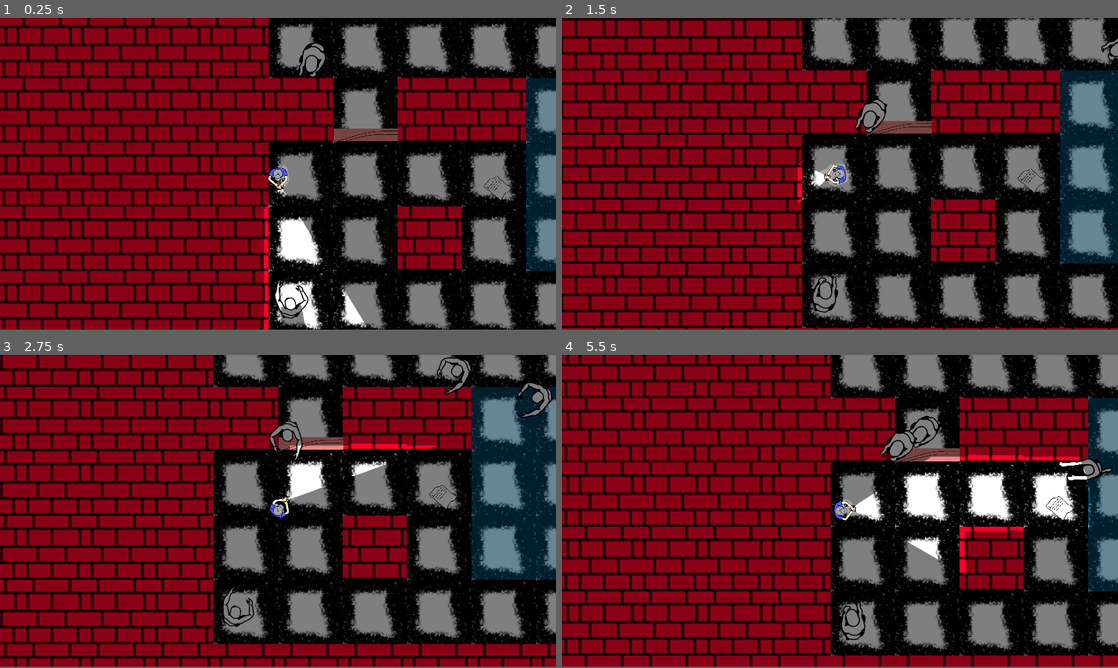
Above: before the commit, frames 1-4 (two rows, left to right).
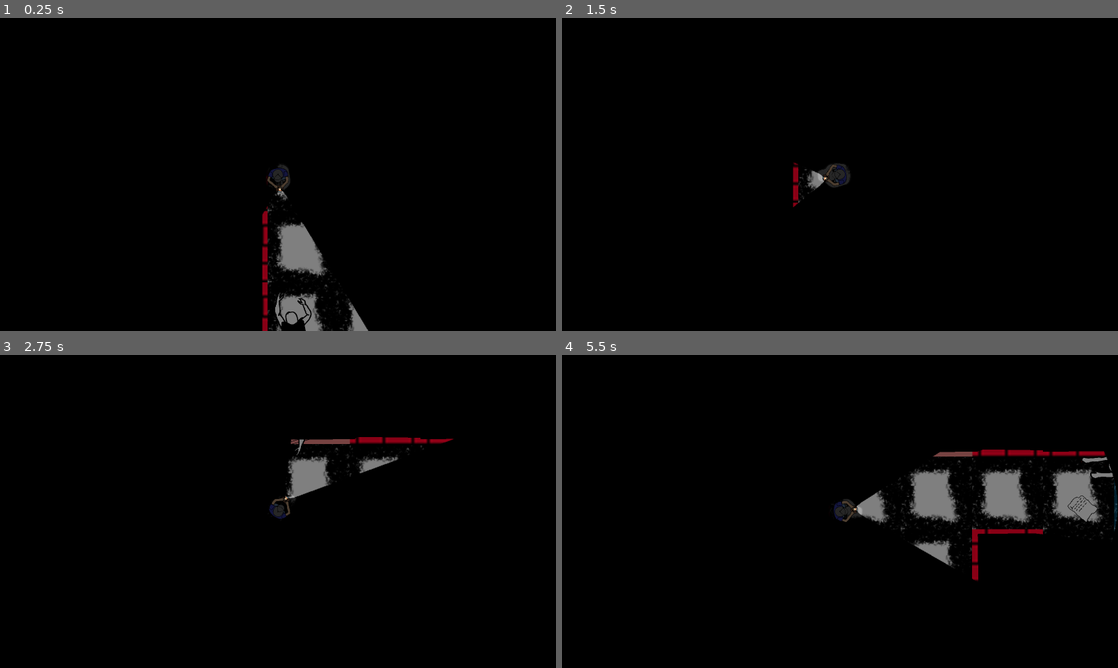
Above: after the commit, the same moments.

Repository: Iobidze/AngelCry
Game: Godot game, scene res://Scenes/Levels/testlevel.tscn
The game is run twice, just before and just after one commit, with the same random seed, the same clock (stepped at 60 frames per second) and the same inputs. The project has no main scene, so this scene is started directly.
Inputs (mouse positions are in pixels of both pictures, inside the frame that each line leads up to):
- Up to frame 1 (0.25 s): no input
- Up to frame 2 (1.5 s): move the mouse to (962, 158) at 0.52 s; hold D (right) 0.53-1.28 s; hold E (action) 0.53-1.28 s; move the mouse to (728, 190) at 1.27 s; hold S (down) from 1.28 s (still down); tap E (action) at 1.35 s
- Up to frame 3 (2.75 s): move the mouse to (333, 442) at 2.02 s; release S (down) at 2.03 s; hold D (right) from 2.03 s (still down); hold E (action) from 2.03 s (still down)
- Up to frame 4 (5.5 s): move the mouse to (812, 574) at 2.77 s; release D (right) at 2.78 s; release E (action) at 2.78 s; hold W (up) 2.78-3.53 s; tap E (action) at 2.85, 4.35 s; move the mouse to (1006, 558) at 3.52 s; hold E (action) 3.53-4.28 s; hold A (left) 3.53-5.03 s; move the mouse to (673, 464) at 4.27 s; move the mouse to (867, 511) at 5.02 s; hold S (down) from 5.03 s (still down); hold E (action) from 5.03 s (still down)
In our replay, the window is 800x448 before the commit and 800x450 after it. These sizes can differ from the game's own. Grey fills any space a smaller window leaves; there, only what the larger window draws over its background counts as a difference.

The runs differ from the first frame. In frame 1, 74% of the frame differs, in the area x 0-100%, y 0-100%; in frame 2, 73%; in frame 3, 74%; in frame 4, 76%.

Commit message:
Gera
123

Diff:
--- a/Scenes/Levels/testlevel.tscn
+++ b/Scenes/Levels/testlevel.tscn
@@ -123,7 +123,6 @@
 tile_set = SubResource("TileSet_lgbju")
 
 [node name="CanvasModulate" type="CanvasModulate" parent="." unique_id=707709849]
-visible = false
 color = Color(0, 0, 0, 1)
 
 [node name="Letter" parent="." unique_id=494366732 instance=ExtResource("5_t6lgn")]
--- /dev/null
+++ b/Scenes/UI/main_menu.gd
@@ -0,0 +1,21 @@
+# MainMenu.gd
+extends Control
+
+@onready var start_button = $BoxContainer/VBoxContainer/StartButton
+@onready var options_button = $BoxContainer/VBoxContainer/OptionsButton
+@onready var quit_button = $BoxContainer/VBoxContainer/QuitButton
+
+func _ready():
+	pass
+
+
+#func _on_options_pressed():
+	# Открываем настройки
+   # var options_scene = load("res://OptionsMenu.tscn").instantiate()
+   # add_child(options_scene)
+
+func _on_start_button_pressed():
+	get_tree().change_scene_to_file("res://Scenes/Levels/testlevel.tscn")
+
+func _on_quit_button_pressed():
+	get_tree().quit()
--- /dev/null
+++ b/Scenes/UI/main_menu.tscn
@@ -0,0 +1,62 @@
+[gd_scene format=3 uid="uid://dv8ajsa7aqcpf"]
+
+[ext_resource type="Script" uid="uid://c2ox6us76nfc4" path="res://Scenes/UI/main_menu.gd" id="1_5wsvm"]
+
+[node name="MainMenu" type="Control" unique_id=1610413712]
+layout_mode = 3
+anchors_preset = 8
+anchor_left = 0.5
+anchor_top = 0.5
+anchor_right = 0.5
+anchor_bottom = 0.5
+offset_left = -54.0
+offset_top = -94.0
+offset_right = -54.0
+offset_bottom = -94.0
+grow_horizontal = 2
+grow_vertical = 2
+scale = Vector2(0.9, 1)
+size_flags_horizontal = 8
+tooltip_auto_translate_mode = 1
+script = ExtResource("1_5wsvm")
+
+[node name="BoxContainer" type="BoxContainer" parent="." unique_id=2041442258]
+layout_mode = 1
+anchors_preset = 15
+anchor_right = 1.0
+anchor_bottom = 1.0
+offset_right = 189.0
+offset_bottom = 81.0
+grow_horizontal = 2
+grow_vertical = 2
+scale = Vector2(0.95925564, 1.0036558)
+
+[node name="VBoxContainer" type="VBoxContainer" parent="BoxContainer" unique_id=156472728]
+layout_mode = 2
+
+[node name="Label" type="Label" parent="BoxContainer/VBoxContainer" unique_id=1353568919]
+layout_mode = 2
+size_flags_horizontal = 0
+size_flags_vertical = 0
+theme_override_font_sizes/font_size = 392
+text = "Cry Angel"
+horizontal_alignment = 1
+vertical_alignment = 1
+
+[node name="StartButton" type="Button" parent="BoxContainer/VBoxContainer" unique_id=729451229]
+layout_mode = 2
+theme_override_font_sizes/font_size = 100
+text = "Start"
+
+[node name="OptionsButton" type="Button" parent="BoxContainer/VBoxContainer" unique_id=1354783591]
+layout_mode = 2
+theme_override_font_sizes/font_size = 100
+text = "Options"
+
+[node name="QuitButton" type="Button" parent="BoxContainer/VBoxContainer" unique_id=1671956630]
+layout_mode = 2
+theme_override_font_sizes/font_size = 100
+text = "Quit"
+
+[connection signal="pressed" from="BoxContainer/VBoxContainer/StartButton" to="." method="_on_start_button_pressed"]
+[connection signal="pressed" from="BoxContainer/VBoxContainer/QuitButton" to="." method="_on_quit_button_pressed"]
--- a/Scenes/Units/Player/player.tscn
+++ b/Scenes/Units/Player/player.tscn
@@ -3,10 +3,14 @@
 [ext_resource type="Texture2D" uid="uid://ccn4bvpklc1b3" path="res://Assets/Sprites/Player/Idle.png" id="1_f3tjb"]
 [ext_resource type="Script" uid="uid://bfe3lvvjbds77" path="res://Scripts/player.gd" id="1_sx8ph"]
 [ext_resource type="Texture2D" uid="uid://bup8rwbwhjx18" path="res://Assets/Sprites/Player/Без имени.png" id="3_lhj2a"]
+[ext_resource type="Texture2D" uid="uid://d0scf48msbyfq" path="res://Assets/Sprites/UI/png-klev-club-3kzf-p-razmitii-krug-png-24.png" id="3_pyocp"]
 [ext_resource type="Texture2D" uid="uid://s8afyya6wr6w" path="res://Assets/Sprites/Player/png-klev-club-laaa-p-razmitii-krug-belii-png-1.png" id="4_g3pbq"]
 
 [sub_resource type="CircleShape2D" id="CircleShape2D_h30nj"]
 radius = 60.0
+
+[sub_resource type="CircleShape2D" id="CircleShape2D_hnafy"]
+radius = 635.03
 
 [sub_resource type="CircleShape2D" id="CircleShape2D_s1tjd"]
 radius = 80.09994
@@ -25,6 +29,12 @@
 
 [node name="Camera2D" type="Camera2D" parent="." unique_id=959602365]
 zoom = Vector2(0.4, 0.4)
+
+[node name="TouchScreenButton" type="TouchScreenButton" parent="Camera2D" unique_id=676196995]
+position = Vector2(74, 733.00006)
+scale = Vector2(0.041429617, 0.04239509)
+texture_normal = ExtResource("3_pyocp")
+shape = SubResource("CircleShape2D_hnafy")
 
 [node name="PointLight2D" type="PointLight2D" parent="." unique_id=1010142494]
 position = Vector2(-1.1136475, -0.27505398)
@@ -50,3 +60,5 @@
 
 [node name="CollisionShape2D" type="CollisionShape2D" parent="Area2D" unique_id=1191607259]
 shape = SubResource("CircleShape2D_s1tjd")
+
+[connection signal="pressed" from="Camera2D/TouchScreenButton" to="." method="_on_touch_screen_button_pressed"]
--- a/Scripts/player.gd
+++ b/Scripts/player.gd
@@ -7,7 +7,7 @@
 func _on_area_entered(body):
 	if body.is_in_group("Angel"):
 		await get_tree().process_frame
-		get_tree().reload_current_scene()
+		get_tree().change_scene_to_file("res://Scenes/UI/main_menu.tscn")
 
 func _physics_process(_delta):
 	# Движение (WASD)
@@ -17,3 +17,8 @@
 
 	# Поворот за мышкой (фонарик будет светить куда смотришь)
 	look_at(get_global_mouse_position())
+
+
+func _on_touch_screen_button_pressed():
+
+	pass # Replace with function body.
--- a/project.godot
+++ b/project.godot
@@ -19,8 +19,8 @@
 
 [display]
 
-window/size/viewport_width=1768
-window/size/viewport_height=992
+window/size/viewport_width=1600
+window/size/viewport_height=900
 
 [global_group]
 
Binary file added: Assets/Sprites/Angels/png-klev-club-3kzf-p-razmitii-krug-png-24.png
Not shown, added: Assets/Sprites/Angels/png-klev-club-3kzf-p-razmitii-krug-png-24.png.import
Binary file added: Assets/Sprites/UI/png-klev-club-3kzf-p-razmitii-krug-png-24.png
Not shown, added: Assets/Sprites/UI/png-klev-club-3kzf-p-razmitii-krug-png-24.png.import
Not shown, added: Scenes/UI/main_menu.gd.uid
